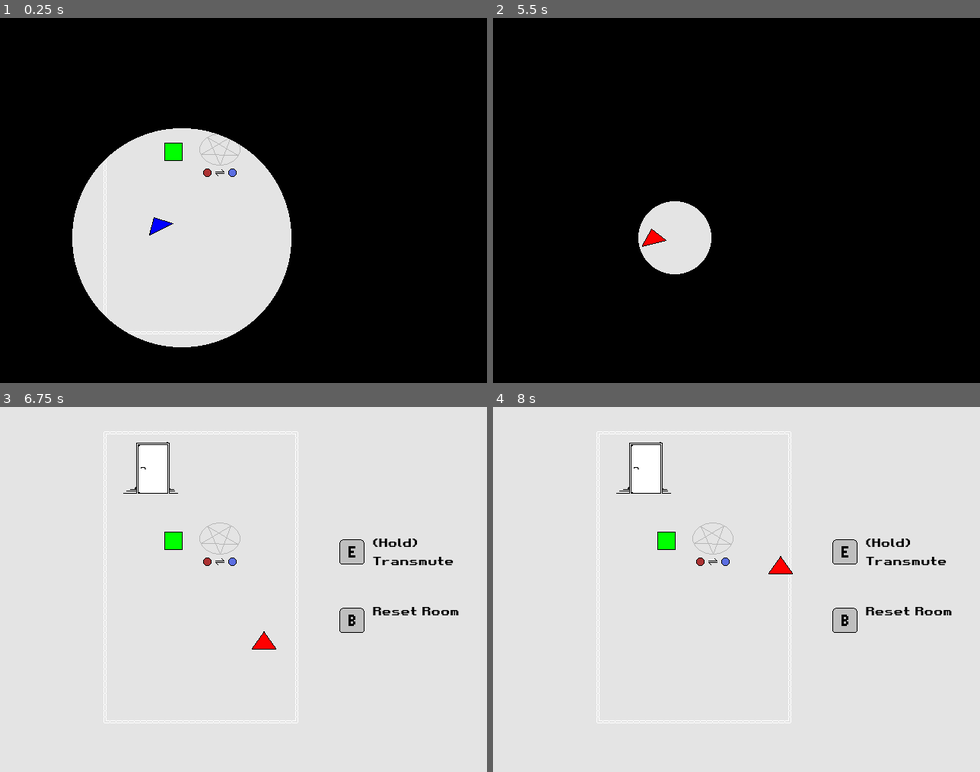
Above: before the commit, frames 1-4 (two rows, left to right).
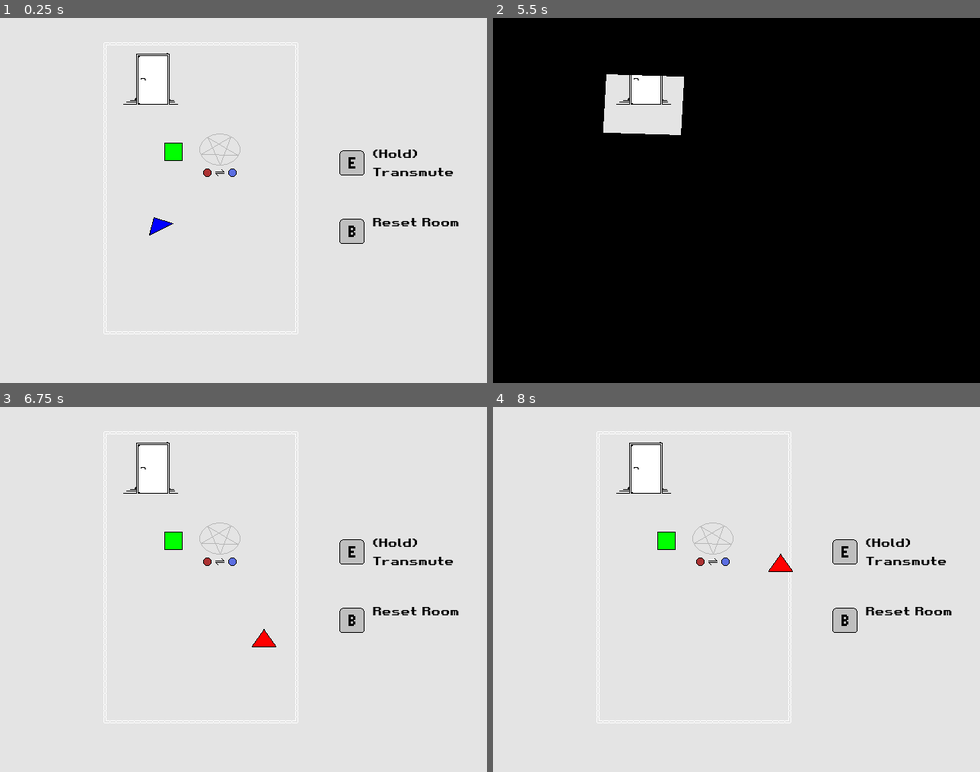
Above: after the commit, the same moments.

Repository: julianhoratschek/shadows_of_the_past
Game: Godot game, scene res://scenes/main.tscn
The game is run twice, just before and just after one commit, with the same random seed, the same clock (stepped at 60 frames per second) and the same inputs. Sound files missing from this copy of the repository are replaced by a short silence.
Inputs:
- Up to frame 1 (0.25 s): no input
- Up to frame 2 (5.5 s): hold D (gme_right) 0.53-1.28 s; tap E (gme_interact) every 0.75 s from 0.6 to 5.1 s; hold S (gme_down) 1.28-2.03 s; hold D (gme_right) 2.03-2.78 s; tap Enter at 2.75 s; hold W (gme_up) 2.78-3.53 s; hold A (gme_left) 3.53-5.03 s; tap B (gme_reset_room) at 4.15 s; hold S (gme_down) from 5.03 s (still down)
- Up to frame 3 (6.75 s): release S (gme_down) at 5.78 s; hold D (gme_right) 5.78-6.53 s; tap E (gme_interact) at 5.85, 6.6 s; hold W (gme_up) from 6.53 s (still down)
- Up to frame 4 (8 s): release W (gme_up) at 7.28 s; hold D (gme_right) from 7.28 s (still down); tap E (gme_interact) at 7.35 s

The runs differ from the first frame. In frame 1, 78% of the frame differs, in the area x 0-100%, y 0-100%; in frame 2, 4.8%; in frame 3, less than 0.1%; in frame 4, less than 0.1%.

Commit message:
Inas shader

Diff:
--- a/scenes/main.gd
+++ b/scenes/main.gd
@@ -19,10 +19,14 @@
 var _transition_direction := TransitionDirection.NONE
 
 ## How big is our circle?
-var _transition_size := 0.0
+var _transition_size := 1.5
+var _transition_phi := 0.0
 
 ## How much do we count to our circle per frame?
+# var _transition_size_change := 1.2
 var _transition_size_change := 1.2
+var _transition_phi_change := 8
+
 
 ## Path to packed scene with next room
 var _room_path := "res://scenes/shape_change_scene.tscn"
@@ -62,8 +66,12 @@
 		return
 
 	# Adjust circle size int the correct direction
+	#_transition_size += delta * _transition_size_change * _transition_direction
+	#transition_rect.material.set_shader_parameter("circle_size", _transition_size)
 	_transition_size += delta * _transition_size_change * _transition_direction
-	transition_rect.material.set_shader_parameter("circle_size", _transition_size)
+	_transition_phi += delta * _transition_phi_change * _transition_direction
+	transition_rect.material.set_shader_parameter("a", _transition_size)
+	transition_rect.material.set_shader_parameter("phi", _transition_phi)
 
 	# Test if we are done with fading out
 	if (_transition_direction == TransitionDirection.FADE_OUT and _transition_size <= 0.0):
@@ -78,14 +86,17 @@
 			scene_fade_in()
 
 	# If we are not fading out we must be fading in. Test if we are done.
-	elif _transition_size >= 1.5:
+	elif _transition_direction == TransitionDirection.FADE_IN and _transition_size >= 1.5:
 		_transition_direction = TransitionDirection.NONE
 
 
 ## Start fading out targeting the scene door
 func scene_fade_out(next_room_path: String):
 	# Start shader
-	transition_rect.material.set_shader_parameter("circle_position",
+	#transition_rect.material.set_shader_parameter("circle_position",
+	#	scene_door.global_position / get_viewport_rect().size)
+
+	transition_rect.material.set_shader_parameter("rect_center",
 		scene_door.global_position / get_viewport_rect().size)
 
 	# Set out transition request
--- a/scenes/main.tscn
+++ b/scenes/main.tscn
@@ -1,17 +1,16 @@
 [gd_scene load_steps=7 format=3 uid="uid://c2fsbfo5hofqj"]
 
-[ext_resource type="Shader" path="res://scenes/scene_transition.gdshader" id="1_d738x"]
 [ext_resource type="Script" path="res://scenes/main.gd" id="1_o2dvt"]
+[ext_resource type="Shader" path="res://scenes/rect_transition.gdshader" id="2_bxndp"]
 [ext_resource type="PackedScene" uid="uid://chq6iwrtlbxhr" path="res://scenes/shape_change_scene.tscn" id="2_hlw80"]
 [ext_resource type="PackedScene" uid="uid://ddahx1aw7leij" path="res://prefabs/transmutable_properties.tscn" id="4_thkuk"]
 [ext_resource type="AudioStream" uid="uid://dogmw15rpa05a" path="res://assets/music/shadows_of_the_past_music_01_01.wav" id="5_r3wok"]
 
 [sub_resource type="ShaderMaterial" id="ShaderMaterial_vkn8k"]
-shader = ExtResource("1_d738x")
-shader_parameter/circle_size = 1.5
-shader_parameter/circle_position = Vector2(0.5, 0.5)
-shader_parameter/screen_width = 640.0
-shader_parameter/screen_height = 480.0
+shader = ExtResource("2_bxndp")
+shader_parameter/a = null
+shader_parameter/phi = null
+shader_parameter/rect_center = null
 
 [node name="Main" type="Node2D"]
 script = ExtResource("1_o2dvt")
--- /dev/null
+++ b/scenes/rect_transition.gdshader
@@ -0,0 +1,26 @@
+shader_type canvas_item;
+
+uniform float a: hint_range(0.0, 1.0);
+uniform float phi;
+uniform vec2 rect_center;
+
+void vertex() {
+	// Called for every vertex the material is visible on.
+}
+
+void fragment() {
+	float x_dist = UV.x - rect_center.x;
+	float y_dist = UV.y - rect_center.y;
+	float tx_abs = abs(cos(phi) * x_dist - sin(phi) * y_dist);
+	float ty_abs = abs(sin(phi) * x_dist + cos(phi) * y_dist);
+	if (tx_abs < abs(a) && ty_abs < abs(a)) {
+		COLOR.a = 0.0;
+	}
+	else
+		COLOR.a = 1.0;
+}
+
+//void light() {
+	// Called for every pixel for every light affecting the CanvasItem.
+	// Uncomment to replace the default light processing function with this one.
+//}
--- a/scenes/scene_transition.gdshader
+++ b/scenes/scene_transition.gdshader
@@ -12,6 +12,7 @@
 	COLOR.a = step(circle_size, dist);
 }
 
+
 //void light() {
 	// Called for every pixel for every light affecting the CanvasItem.
 	// Uncomment to replace the default light processing function with this one.
